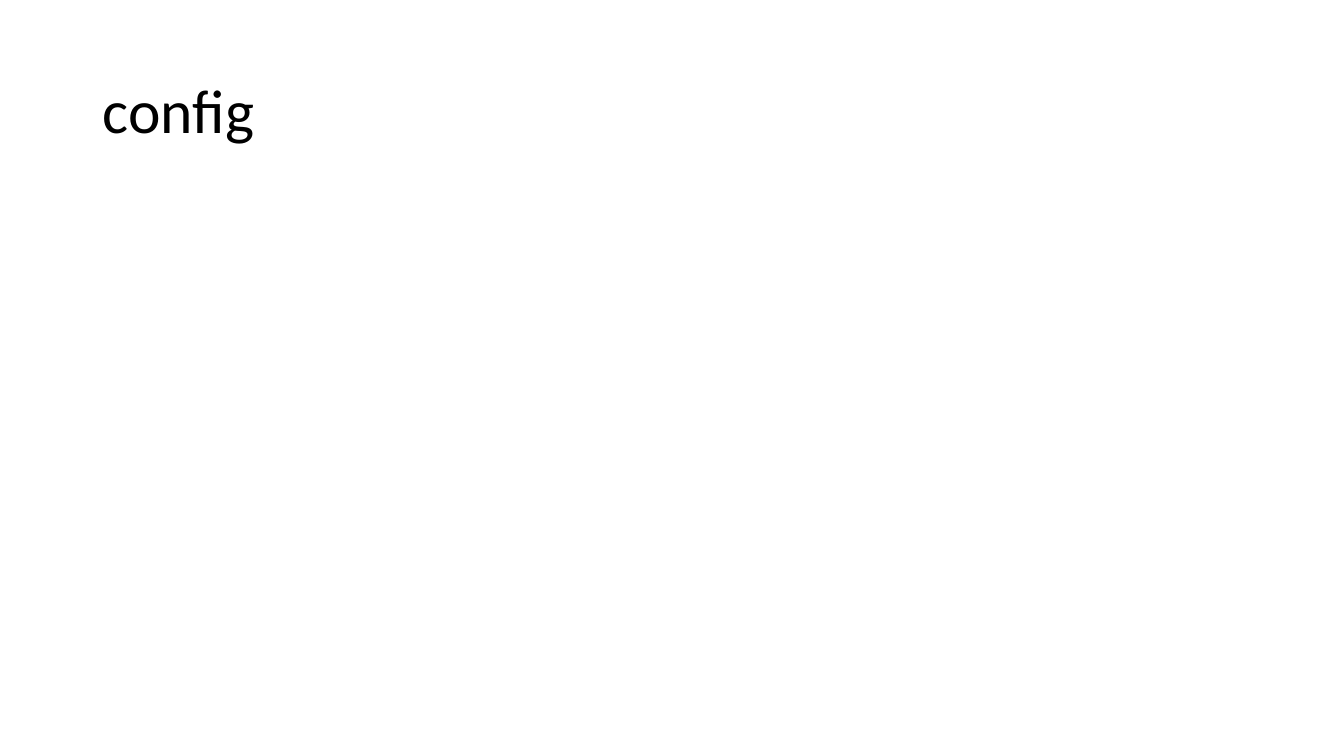
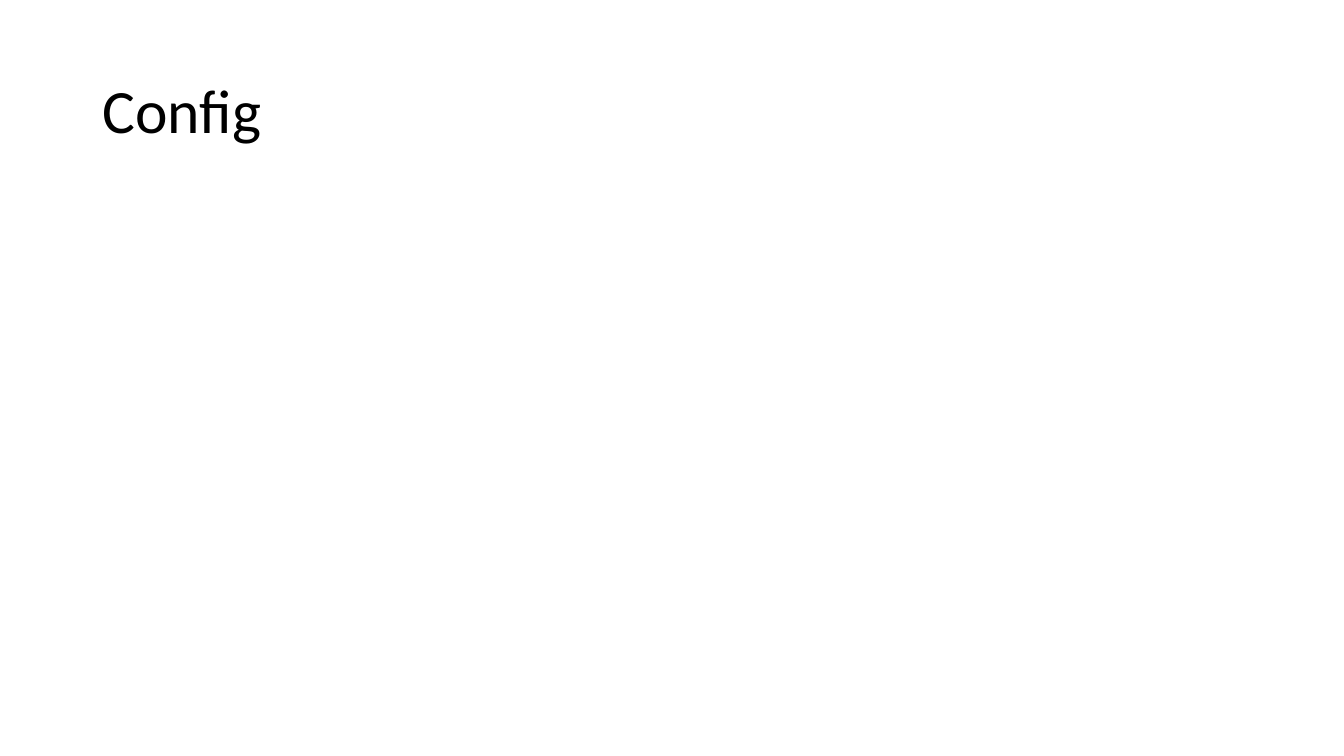
Before and after one commit to PSCoding123/qm-files, a slide deck: slide 2 of abschlusspräsentation/abschluss-präse.pptx. Drawn at 1344x756 pixels with LibreOffice and Linux fonts; fonts in the diff are those of the drawing. Boxes give left, top, right and bottom in pixels: in the first picture for what was removed or moved away, otherwise in the second. Text is boxed around its words. In the diff, an @@ line names an element or a change of style, - is before the commit and + after.

```diff
--- a/abschlusspräsentation/abschluss-präse.pptx
+++ b/abschlusspräsentation/abschluss-präse.pptx
@@ title at box(102, 90, 261, 144): text changed @@
-config
+Config
```
Also in this commit, not shown: 10 other files.
